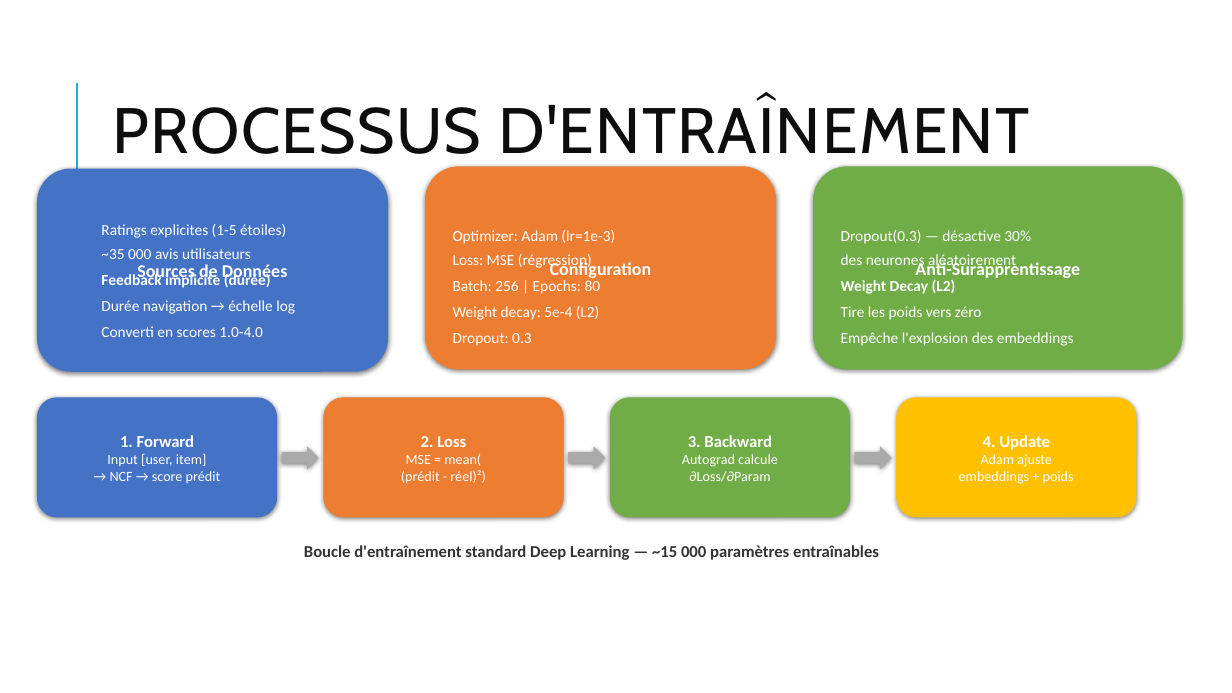
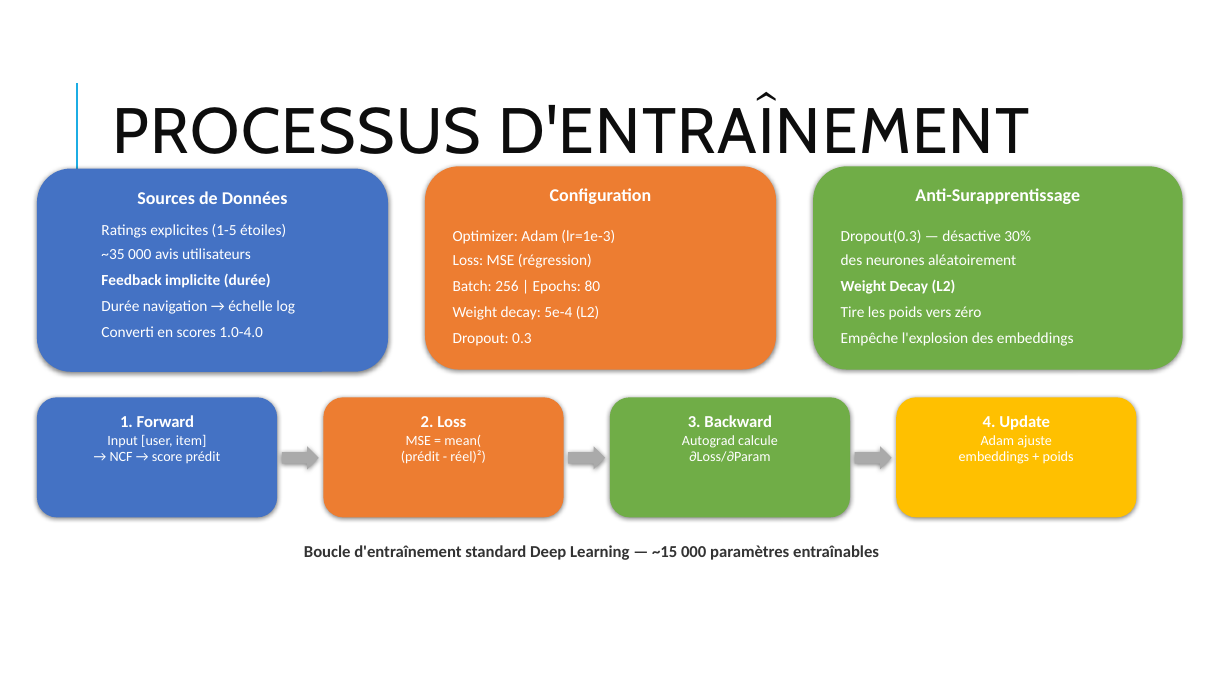
Before and after one commit to Clement-NI/recommendation_system_py, a slide deck: slide 9 of Cobook_org_final.pptx. Drawn at 1232x693 pixels with LibreOffice and Linux fonts; fonts in the diff are those of the drawing. Boxes give left, top, right and bottom in pixels: in the first picture for what was removed or moved away, otherwise in the second. Text is boxed around its words. In the diff, an @@ line names an element or a change of style, - is before the commit and + after.

```diff
--- a/Cobook_org_final.pptx
+++ b/Cobook_org_final.pptx
@@ vertical alignment middle to top in 7 elements at (37, 168, 388, 372), (425, 166, 776, 370), (813, 166, 1183, 370), (37, 397, 277, 518), (323, 397, 564, 518), (610, 397, 850, 518), (897, 397, 1137, 518) @@
```
Also in this commit, not shown: 1 other slide changed.
